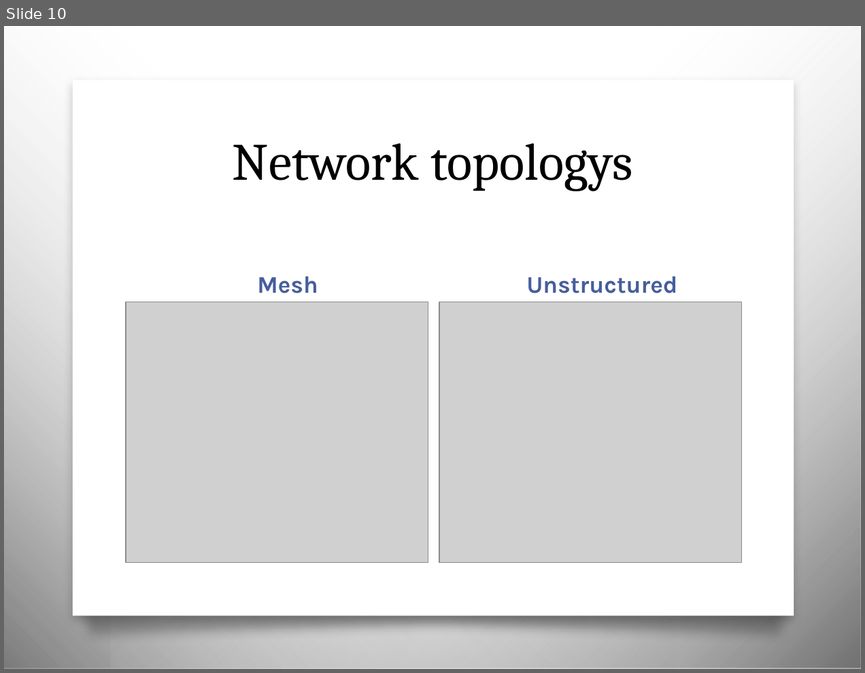
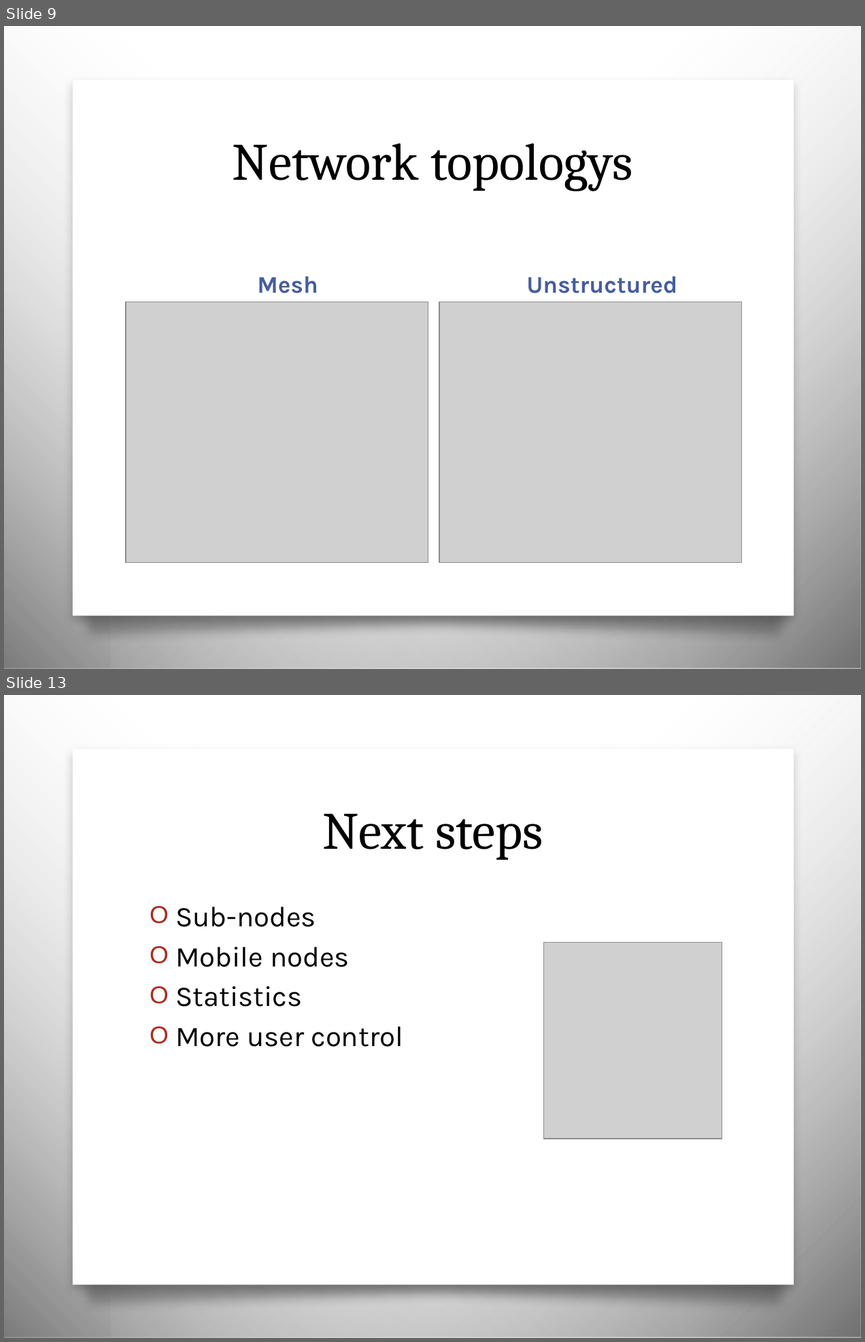
Before and after one commit to ohare/Private-Sync, a slide deck: Presentation/presentation.pptx. Shown one above the other, each under a label of ours: slide 10 before the commit, slides 9 and 13 after it; the slides between them are not shown. The pictures are 865x673 and 865x1342 pixels, drawn with LibreOffice and Linux fonts; fonts in the diff are those of the drawing; grey boxes stand for pictures; background and template pictures are left out. Boxes give left, top, right and bottom in pixels: in the first picture for what was removed or moved away, otherwise in the second. Text is boxed around its words. In the diff, an @@ line names an element or a change of style, - is before the commit and + after.

```diff
--- a/Presentation/presentation.pptx
+++ b/Presentation/presentation.pptx
@@ slide 13 added at [4, 695, 861, 1338], background picture (left out); not listed: 4 template elements that a slide beside it also shows @@
@@ title added at [323, 813, 543, 860], 44 pt, text #000000 @@
+Next steps
@@ text added at [175, 906, 403, 1047], 24 pt, text #000000 @@
+O Sub-nodes
+O Mobile nodes
+O Statistics
+O More user control
@@ picture added at [544, 943, 722, 1139] @@
@@ what was slide 10 is now slide 9 @@
```
Also in this commit, not shown: 5 slides changed, 6 other slides added, 3 slides removed, 3 other files.
